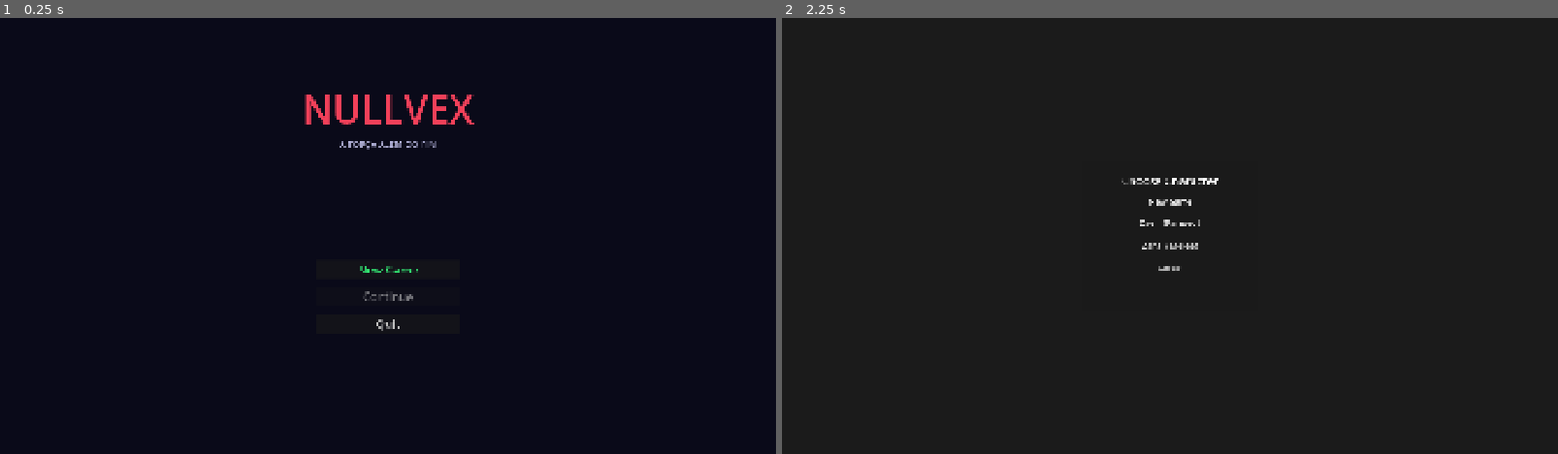
Above: before the commit, frames 1-2 (left to right).
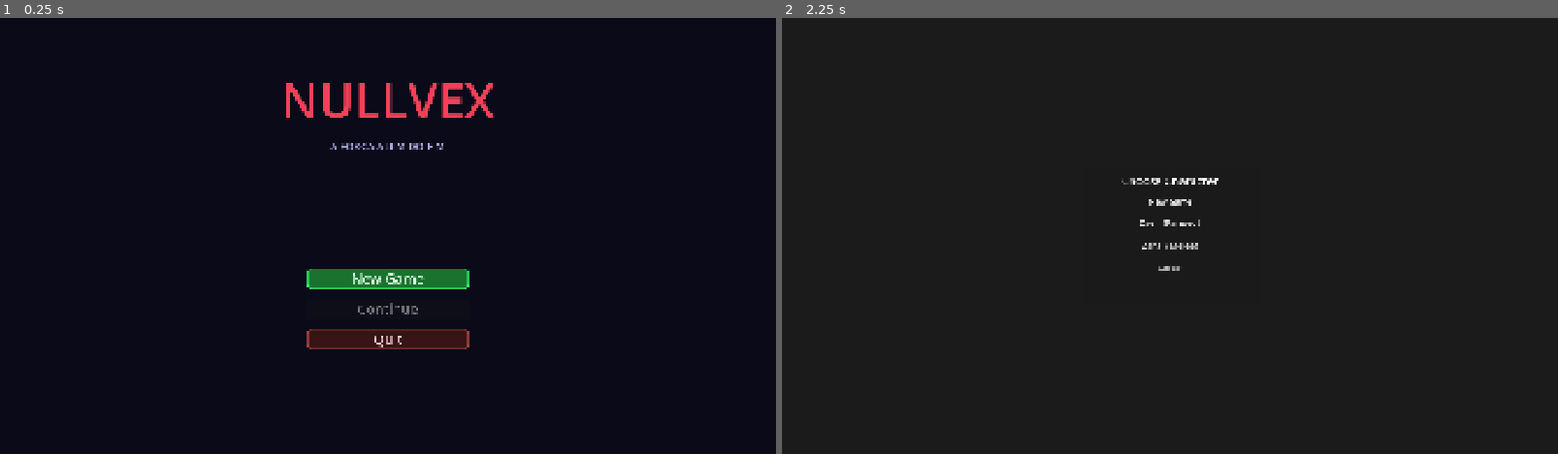
Above: after the commit, the same moments.

Repository: joaoramos00/NullvexGame
Game: Godot game, scene res://ui/title_screen.tscn
The game is run twice, just before and just after one commit, with the same random seed, the same clock (stepped at 60 frames per second) and the same inputs.
Inputs:
- Up to frame 1 (0.25 s): no input
- Up to frame 2 (2.25 s): click "New Game" at 0.5 s; click "Cancel" at 1.25 s; click "New Game" at 2 s

The runs differ from the first frame. In frame 1, 3.5% of the frame differs, in the area x 36-64%, y 14-76%; in frame 2, nothing differs.

Commit message:
feat: título 120px, botões com StyleBoxFlat colorido no menu inicial
Co-Authored-By: Claude Sonnet 4.6 <noreply@anthropic.com>

Diff:
--- a/ui/title_screen.tscn
+++ b/ui/title_screen.tscn
@@ -1,6 +1,42 @@
 [gd_scene format=3 uid="uid://title_screen"]
 
 [ext_resource type="Script" path="res://ui/title_screen.gd" id="1_script"]
+
+[sub_resource type="StyleBoxFlat" id="BtnNew"]
+bg_color = Color(0.1, 0.45, 0.18, 1)
+border_width_left = 2
+border_width_top = 2
+border_width_right = 2
+border_width_bottom = 2
+border_color = Color(0.2, 0.95, 0.45, 1)
+corner_radius_top_left = 8
+corner_radius_top_right = 8
+corner_radius_bottom_right = 8
+corner_radius_bottom_left = 8
+
+[sub_resource type="StyleBoxFlat" id="BtnContinue"]
+bg_color = Color(0.08, 0.22, 0.5, 1)
+border_width_left = 2
+border_width_top = 2
+border_width_right = 2
+border_width_bottom = 2
+border_color = Color(0.3, 0.65, 1.0, 1)
+corner_radius_top_left = 8
+corner_radius_top_right = 8
+corner_radius_bottom_right = 8
+corner_radius_bottom_left = 8
+
+[sub_resource type="StyleBoxFlat" id="BtnQuit"]
+bg_color = Color(0.22, 0.08, 0.08, 1)
+border_width_left = 2
+border_width_top = 2
+border_width_right = 2
+border_width_bottom = 2
+border_color = Color(0.75, 0.3, 0.3, 1)
+corner_radius_top_left = 8
+corner_radius_top_right = 8
+corner_radius_bottom_right = 8
+corner_radius_bottom_left = 8
 
 [node name="TitleScreen" type="Control"]
 anchor_right = 1.0
@@ -15,52 +51,55 @@
 [node name="TitleLabel" type="Label" parent="."]
 anchor_left = 0.5
 anchor_right = 0.5
-offset_left = -400.0
-offset_top = 160.0
-offset_right = 400.0
+offset_left = -500.0
+offset_top = 120.0
+offset_right = 500.0
 offset_bottom = 290.0
 text = "NULLVEX"
 horizontal_alignment = 1
-theme_override_font_sizes/font_size = 96
+theme_override_font_sizes/font_size = 120
 theme_override_colors/font_color = Color(0.95, 0.25, 0.35, 1)
 
 [node name="SubtitleLabel" type="Label" parent="."]
 anchor_left = 0.5
 anchor_right = 0.5
-offset_left = -300.0
-offset_top = 296.0
-offset_right = 300.0
-offset_bottom = 332.0
+offset_left = -400.0
+offset_top = 300.0
+offset_right = 400.0
+offset_bottom = 345.0
 text = "A FORÇA ALÉM DO FIM"
 horizontal_alignment = 1
-theme_override_font_sizes/font_size = 22
-theme_override_colors/font_color = Color(0.7, 0.7, 0.85, 1)
+theme_override_font_sizes/font_size = 26
+theme_override_colors/font_color = Color(0.65, 0.65, 0.85, 1)
 
 [node name="VBox" type="VBoxContainer" parent="."]
 anchor_left = 0.5
 anchor_top = 0.5
 anchor_right = 0.5
 anchor_bottom = 0.5
-offset_left = -180.0
-offset_top = 60.0
-offset_right = 180.0
-offset_bottom = 285.0
-theme_override_constants/separation = 20
+offset_left = -200.0
+offset_top = 80.0
+offset_right = 200.0
+offset_bottom = 360.0
+theme_override_constants/separation = 22
 
 [node name="NewGameButton" type="Button" parent="VBox"]
 layout_mode = 2
 text = "New Game"
-theme_override_font_sizes/font_size = 28
-theme_override_colors/font_color = Color(0.2, 0.9, 0.45, 1)
+theme_override_font_sizes/font_size = 34
+theme_override_colors/font_color = Color(0.85, 1.0, 0.88, 1)
+theme_override_styles/normal = SubResource("BtnNew")
 
 [node name="ContinueButton" type="Button" parent="VBox"]
 layout_mode = 2
 text = "Continue"
-theme_override_font_sizes/font_size = 28
-theme_override_colors/font_color = Color(0.3, 0.65, 1.0, 1)
+theme_override_font_sizes/font_size = 34
+theme_override_colors/font_color = Color(0.85, 0.92, 1.0, 1)
+theme_override_styles/normal = SubResource("BtnContinue")
 
 [node name="QuitButton" type="Button" parent="VBox"]
 layout_mode = 2
 text = "Quit"
-theme_override_font_sizes/font_size = 28
-theme_override_colors/font_color = Color(0.75, 0.75, 0.75, 1)
+theme_override_font_sizes/font_size = 34
+theme_override_colors/font_color = Color(1.0, 0.82, 0.82, 1)
+theme_override_styles/normal = SubResource("BtnQuit")
